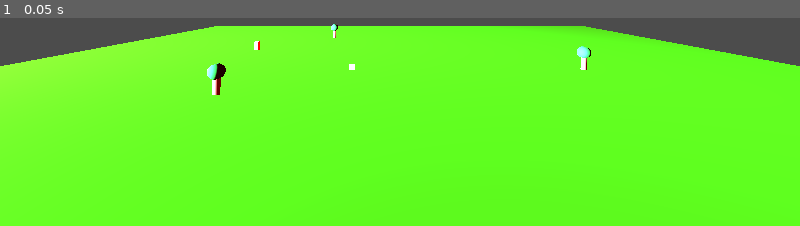
Above: before the commit, frame 1.
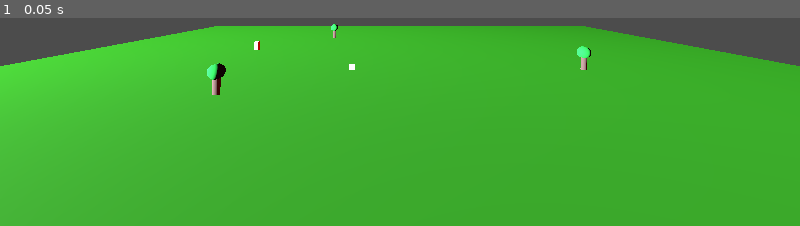
Above: after the commit, the same moment.

Repository: community-godot-germany/community-project-germany
Game: Godot game, scene res://Main.tscn
Same seed, same stepped clock (60 frames per second), same inputs: the game is played once before the commit and once after it.
Inputs:
- Up to frame 1 (0.05 s): no input

The runs differ from the first frame. In frame 1, 91% of the frame differs, in the area x 0-100%, y 2-100%.

Commit message:
fix dependencies

Diff:
--- a/GUI/Main.tscn
+++ b/GUI/Main.tscn
@@ -1,8 +1,8 @@
 [gd_scene load_steps=6 format=2]
 
-[ext_resource path="res://Game Objects/World.tscn" type="PackedScene" id=1]
-[ext_resource path="res://Game Objects/Treehouse.tscn" type="PackedScene" id=2]
-[ext_resource path="res://Game Objects/Tree.tscn" type="PackedScene" id=3]
+[ext_resource path="res://Game Objects/Tree.tscn" type="PackedScene" id=1]
+[ext_resource path="res://Game Objects/World.tscn" type="PackedScene" id=2]
+[ext_resource path="res://Game Objects/Treehouse.tscn" type="PackedScene" id=3]
 [ext_resource path="res://Game Objects/Player.tscn" type="PackedScene" id=4]
 
 [sub_resource type="Environment" id=1]
--- a/GUI/Menüs/Menü/Menü.tscn
+++ b/GUI/Menüs/Menü/Menü.tscn
@@ -1,14 +1,7 @@
 [gd_scene load_steps=7 format=2]
 
-[ext_resource path="res://Menüs/Menü/Pixeletter.ttf" type="DynamicFontData" id=1]
 [ext_resource path="res://Fonts/m5x7.ttf" type="DynamicFontData" id=2]
 [ext_resource path="res://Menüs/Menü/ButtonContainer.gd" type="Script" id=3]
-[ext_resource path="res://Menüs/Menü/font.tres" type="DynamicFont" id=4]
-
-
-
-
-
 
 [sub_resource type="DynamicFont" id=1]
 size = 47
@@ -16,7 +9,15 @@
 
 [sub_resource type="DynamicFont" id=2]
 size = 100
-font_data = ExtResource( 1 )
+font_data = ExtResource( 2 )
+
+[sub_resource type="DynamicFont" id=3]
+size = 47
+font_data = ExtResource( 2 )
+
+[sub_resource type="DynamicFont" id=4]
+size = 47
+font_data = ExtResource( 2 )
 
 [node name="Stage" type="Node2D"]
 
@@ -46,10 +47,14 @@
 text = "Settings"
 
 [node name="GameTextLabel" type="RichTextLabel" parent="Center/ButtonContainer/CanvasLayer"]
-margin_left = 48.0
-margin_top = 38.0
-margin_right = 1045.0
-margin_bottom = 552.0
+anchor_left = 0.5
+anchor_top = 0.5
+anchor_right = 0.5
+anchor_bottom = 0.5
+margin_left = -286.5
+margin_top = -156.5
+margin_right = 286.5
+margin_bottom = -61.5
 custom_fonts/normal_font = SubResource( 2 )
 text = "Community Game"
 
@@ -58,7 +63,7 @@
 margin_top = 414.0
 margin_right = 693.0
 margin_bottom = 495.0
-custom_fonts/font = ExtResource( 4 )
+custom_fonts/font = SubResource( 3 )
 text = "Exit"
 
 [node name="Start_Button" type="Button" parent="Center/ButtonContainer/CanvasLayer"]
@@ -66,7 +71,7 @@
 margin_top = 308.0
 margin_right = 687.0
 margin_bottom = 388.0
-custom_fonts/font = ExtResource( 4 )
+custom_fonts/font = SubResource( 4 )
 text = "Start"
 
 [node name="Background" type="ColorRect" parent="."]
--- a/GUI/demo/demo.tscn
+++ b/GUI/demo/demo.tscn
@@ -115,6 +115,5 @@
 margin_left = 240.0
 margin_right = 316.0
 margin_bottom = 40.0
-
 [connection signal="text_changed" from="LastLaunch/PlayerName/LineEdit" to="." method="_on_LineEdit_text_changed"]
 [connection signal="pressed" from="LastLaunch/Driver/CheckButton" to="." method="_on_CheckButton_pressed"]
--- a/GUI/project.godot
+++ b/GUI/project.godot
@@ -40,7 +40,6 @@
 
 [rendering]
 
-quality/driver/driver_name="GLES2"
 quality/driver/fallback_to_gles2=true
 
 [video]
Not shown: 2 places in GUI/Main.tscn that only renumber resources
